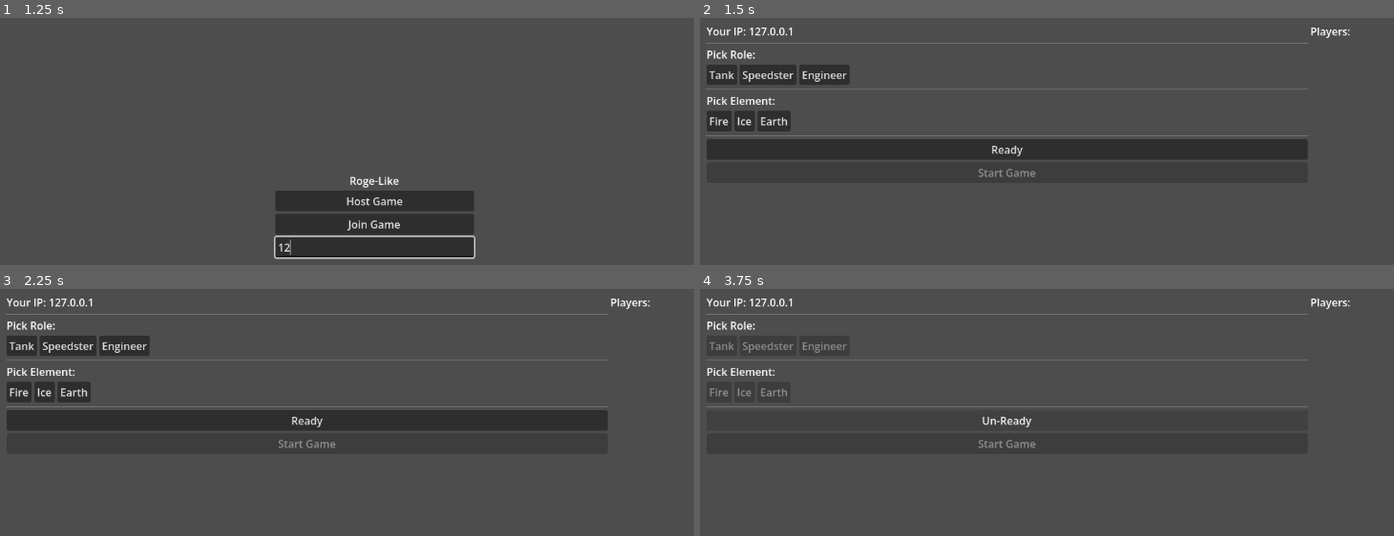
Above: before the commit, frames 1-4 (two rows, left to right).
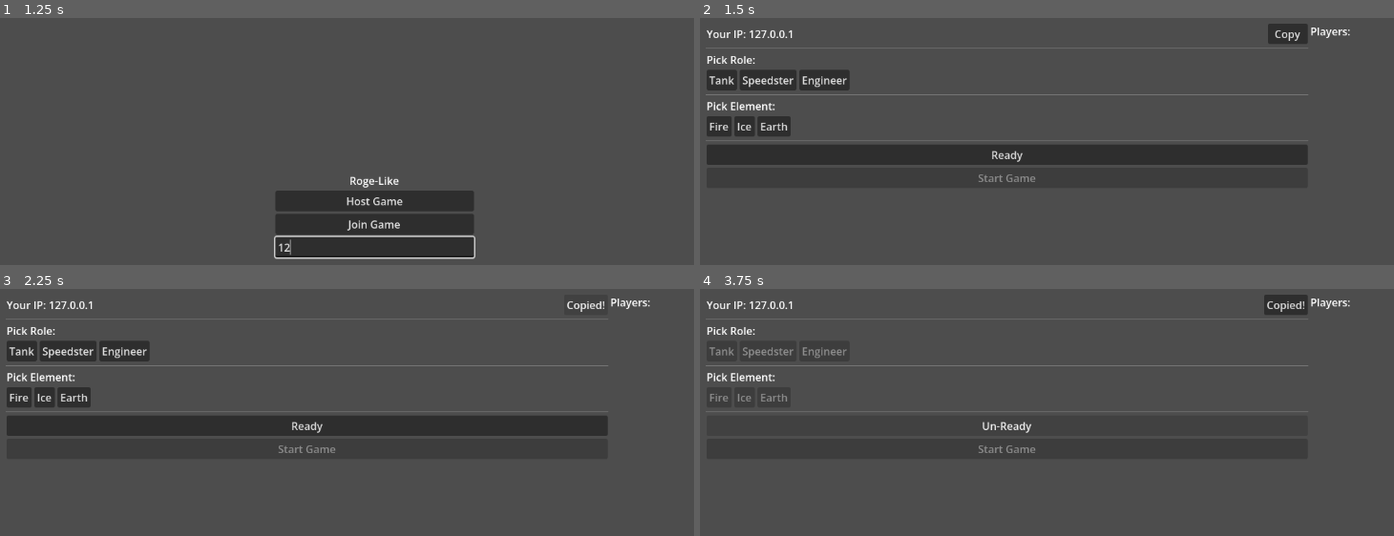
Above: after the commit, the same moments.

Repository: moklem/Roge-Like
Game: Godot game, scene res://scenes/ui/MainMenu.tscn
Same seed, same stepped clock (60 frames per second), same inputs: the game is played once before the commit and once after it.
Inputs (mouse positions are in pixels of both pictures, inside the frame that each line leads up to):
- Up to frame 1 (1.25 s): click (374, 247) at 0.52 s; type "12" at 0.6 s
- Up to frame 2 (1.5 s): click "Host Game" at 1.25 s
- Up to frame 3 (2.25 s): click (589, 303) at 2 s, where only the run after the commit has a clickable "Copy"
- Up to frame 4 (3.75 s): click (1282, 303) at 2.75 s, where only the run after the commit has a clickable "Copied!"; click "Ready" at 3.5 s

Frame 1 is identical in both runs. In frame 2, 7.4% of the frame differs, in the area x 0-88%, y 2-67%; in frame 3, 7.1%; in frame 4, 4.3%.

Commit message:
copy button

Diff:
--- a/scenes/ui/LobbyScreen.gd
+++ b/scenes/ui/LobbyScreen.gd
@@ -4,7 +4,8 @@
 ## D-08: Taken roles grayed out with "Taken" label.
 ## D-09: Live player list panel on right.
 
-@onready var ip_label: Label = $HBoxContainer/LeftPanel/IPLabel
+@onready var ip_label: Label = $HBoxContainer/LeftPanel/IPContainer/IPLabel
+@onready var copy_btn: Button = $HBoxContainer/LeftPanel/IPContainer/CopyButton
 @onready var tank_btn: Button = $HBoxContainer/LeftPanel/RoleButtons/TankButton
 @onready var speedster_btn: Button = $HBoxContainer/LeftPanel/RoleButtons/SpeedsterButton
 @onready var engineer_btn: Button = $HBoxContainer/LeftPanel/RoleButtons/EngineerButton
@@ -26,8 +27,10 @@
 	if _is_host:
 		ip_label.text = "Your IP: %s" % Lobby.get_local_ip()
 		start_btn.visible = true
+		copy_btn.visible = true
 	else:
 		ip_label.text = "Connected to host"
+		copy_btn.visible = false
 
 	# Wire role buttons
 	tank_btn.pressed.connect(_on_role_pressed.bind("Tank"))
@@ -41,6 +44,7 @@
 
 	ready_btn.pressed.connect(_on_ready_pressed)
 	start_btn.pressed.connect(_on_start_pressed)
+	copy_btn.pressed.connect(_on_copy_pressed)
 
 	# Listen to lobby changes
 	Lobby.player_list_changed.connect(_refresh_ui)
@@ -66,6 +70,14 @@
 	Lobby.set_player_ready.rpc(_is_ready)
 	ready_btn.text = "Un-Ready" if _is_ready else "Ready"
 	_set_picks_disabled(_is_ready)
+
+func _on_copy_pressed() -> void:
+	var ip: String = Lobby.get_local_ip()
+	DisplayServer.clipboard_set(ip)
+	var original_text: String = copy_btn.text
+	copy_btn.text = "Copied!"
+	await get_tree().create_timer(2.0).timeout
+	copy_btn.text = original_text
 
 func _on_start_pressed() -> void:
 	if not _is_host:
--- a/scenes/ui/LobbyScreen.tscn
+++ b/scenes/ui/LobbyScreen.tscn
@@ -23,9 +23,19 @@
 layout_mode = 2
 size_flags_horizontal = 3
 
-[node name="IPLabel" type="Label" parent="HBoxContainer/LeftPanel"]
+[node name="IPContainer" type="HBoxContainer" parent="HBoxContainer/LeftPanel"]
+layout_mode = 2
+
+[node name="IPLabel" type="Label" parent="HBoxContainer/LeftPanel/IPContainer"]
 layout_mode = 2
 text = "IP: ..."
+size_flags_horizontal = 2
+
+[node name="CopyButton" type="Button" parent="HBoxContainer/LeftPanel/IPContainer"]
+layout_mode = 2
+text = "Copy"
+size_flags_horizontal = 0
+custom_minimum_size = Vector2(60, 0)
 
 [node name="Separator1" type="HSeparator" parent="HBoxContainer/LeftPanel"]
 layout_mode = 2
